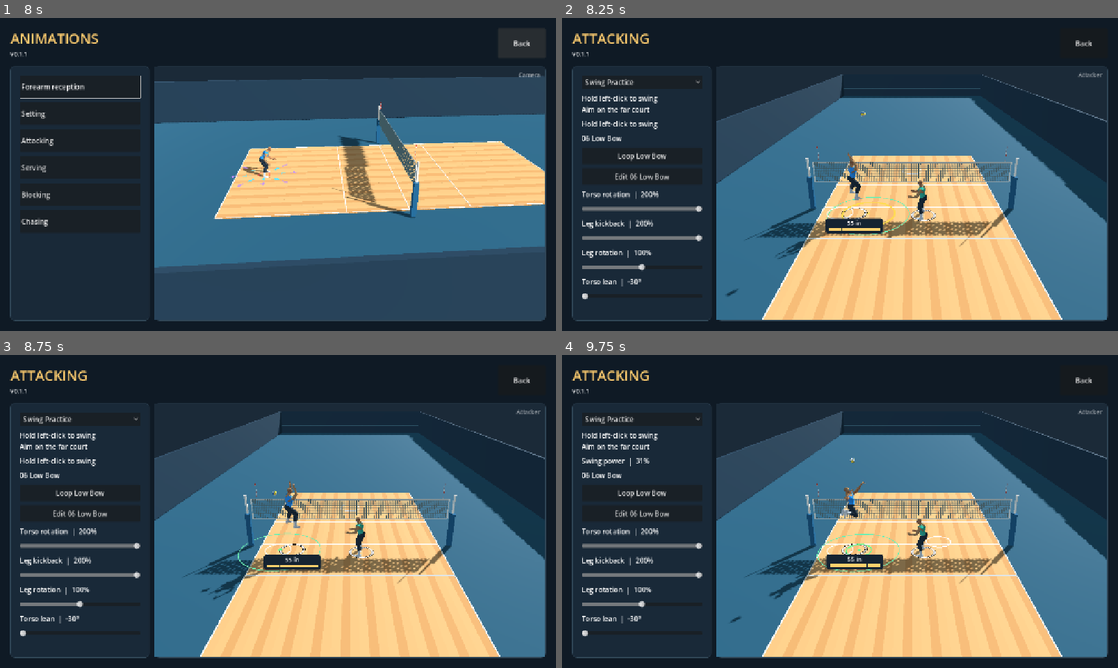
Above: before the commit, frames 1-4 (two rows, left to right).
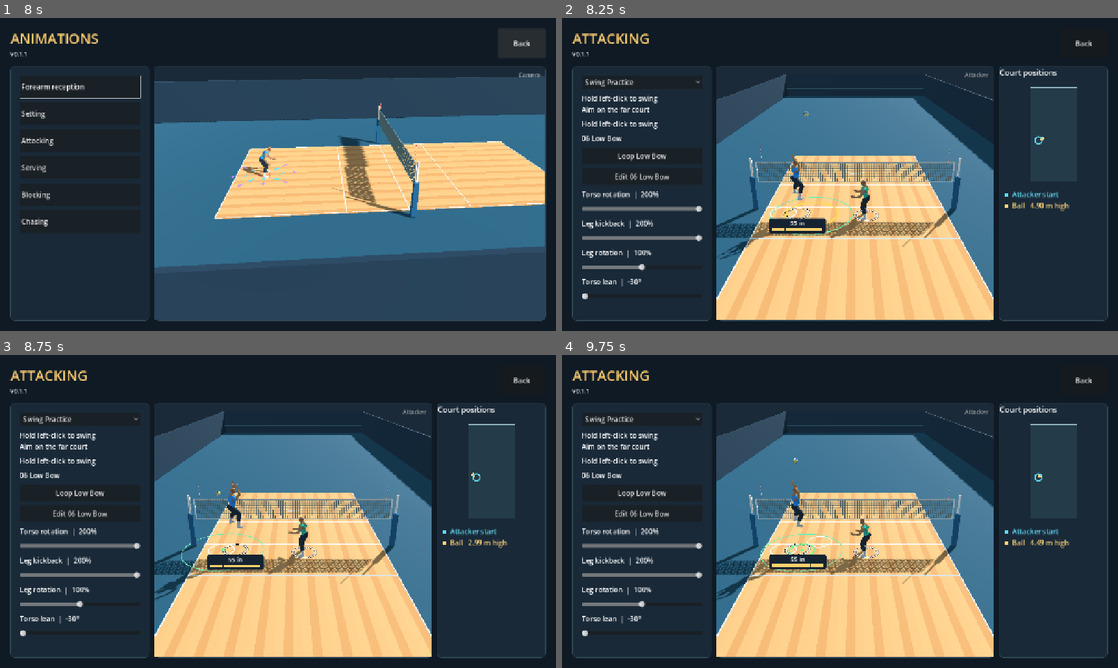
Above: after the commit, the same moments.

Repository: foreandr/volleyball
Game: Godot game, scene res://scenes/main.tscn
Same seed, same stepped clock (60 frames per second), same inputs: the game is played once before the commit and once after it.
Inputs (mouse positions are in pixels of both pictures, inside the frame that each line leads up to):
- Up to frame 1 (8 s): click "Story" at 0.5 s; click "New" at 1.25 s; click "Back" at 2 s; click "New" at 2.75 s; click "Save" at 3.5 s; click "Forearm reception" at 4.25 s; click "Play all" at 5 s; click "Next" at 5.75 s; click "Next" at 6.5 s; click "Back" at 7.25 s
- Up to frame 2 (8.25 s): click "Attacking" at 8 s
- Up to frame 3 (8.75 s): no input
- Up to frame 4 (9.75 s): tap Enter at 8.75, 9.5 s; move the mouse to (812, 574) at 8.77 s; hold W 8.78-9.5 s; tap Z at 8.85 s; click (812, 574) at 8.92 s; tap Space at 9.02 s; drag from (1006, 558) to (812, 574) at 9.52 s

Frame 1 is identical in both runs. In frame 2, 27% of the frame differs, in the area x 27-98%, y 15-97%; in frame 3, 27%; in frame 4, 27%, in the area x 3-98%, y 15-97%.

Commit message:
Show attacker start and live ball on the right

Diff:
--- /dev/null
+++ b/scripts/attack_position_map.gd
@@ -0,0 +1,38 @@
+extends Control
+
+const START_COLOR := Color("62d9f0")
+const BALL_COLOR := Color("ffd477")
+const COURT_COLOR := Color("8caebc")
+
+var drill: Node3D
+
+func _ready() -> void:
+	custom_minimum_size.y = 310
+	mouse_filter = Control.MOUSE_FILTER_IGNORE
+
+func _process(_delta: float) -> void:
+	queue_redraw()
+
+func _draw() -> void:
+	if not is_instance_valid(drill): return
+	var scale_: float = minf((size.x-24.0)/11.0,12.0)
+	var center := Vector2(size.x*0.5,126.0)
+	var bounds := Rect2(center-Vector2(4.5,9.0)*scale_,Vector2(9.0,18.0)*scale_)
+	draw_rect(bounds,Color("243b49"))
+	draw_rect(bounds,COURT_COLOR,false,1.0)
+	for z in [1.0,4.0,7.0]:
+		var y: float = center.y-(z-4.0)*scale_
+		draw_line(Vector2(bounds.position.x,y),Vector2(bounds.end.x,y),COURT_COLOR,2.0 if z == 4.0 else 1.0)
+	var start: Vector3 = drill.jump.start if drill.swing_practice or drill.jump.active else drill.RECEIVE_START
+	var ball: Vector3 = drill.ball.position
+	var start_marker := center+Vector2(-start.x,4.0-start.z)*scale_
+	var ball_marker := center+Vector2(-ball.x,4.0-ball.z)*scale_
+	var map_bounds := bounds.grow(10.0)
+	ball_marker = ball_marker.clamp(map_bounds.position,map_bounds.end)
+	draw_circle(ball_marker,4.5,BALL_COLOR)
+	draw_arc(start_marker,8.0,0.0,TAU,24,START_COLOR,2.0,true)
+	var font := get_theme_default_font()
+	draw_circle(Vector2(16,265),4.5,START_COLOR)
+	draw_string(font,Vector2(29,270),"Attacker start",HORIZONTAL_ALIGNMENT_LEFT,-1,16,START_COLOR)
+	draw_circle(Vector2(16,291),4.5,BALL_COLOR)
+	draw_string(font,Vector2(29,296),"Ball   %.2f m high" % ball.y,HORIZONTAL_ALIGNMENT_LEFT,-1,16,BALL_COLOR)
--- a/scripts/story_animations.gd
+++ b/scripts/story_animations.gd
@@ -57,6 +57,7 @@
 var pass_timing_cue: Node3D
 var reception_review: VBoxContainer
 var setting_drill: Node3D
+var attack_position_panel: PanelContainer
 var setter_original_transform: Transform3D
 var setter_original_height: float
 var setter_animation_process: int
@@ -349,6 +350,7 @@
 	preview_player.get_parent().add_child(setting_drill)
 	setting_drill.configure(preview_player,drill_status,modes.selected == 1,build_label)
 	if attack:
+		show_attack_positions()
 		setting_drill.bump.set_custom_backward(load_custom_backward_clip())
 		add_low_bow_controls()
 		add_attack_pose_slider("Torso rotation","TorsoRotation",50,setting_drill.torso_rotation_scale,
@@ -359,6 +361,18 @@
 			func(value: float): setting_drill.leg_rotation_scale = value)
 	add_torso_lean_slider()
 	preview.grab_focus()
+
+func show_attack_positions() -> void:
+	attack_position_panel = panel()
+	attack_position_panel.name = "AttackPositions"
+	attack_position_panel.custom_minimum_size.x = 250
+	right_panel.get_parent().add_child(attack_position_panel)
+	var positions := VBoxContainer.new()
+	attack_position_panel.add_child(positions)
+	positions.add_child(label("Court positions",18))
+	var map := preload("res://scripts/attack_position_map.gd").new()
+	map.drill = setting_drill
+	positions.add_child(map)
 
 func add_low_bow_controls() -> void:
 	content.add_child(label(setting_drill.SpikeArm.SWING_NAME,16))
@@ -409,6 +423,10 @@
 
 func stop_setting_drill() -> void:
 	if not is_instance_valid(setting_drill): return
+	if is_instance_valid(attack_position_panel):
+		attack_position_panel.hide()
+		attack_position_panel.queue_free()
+		attack_position_panel = null
 	if marker_fade != null: marker_fade.kill()
 	marker_popup.hide()
 	jump_height_meter.hide()
